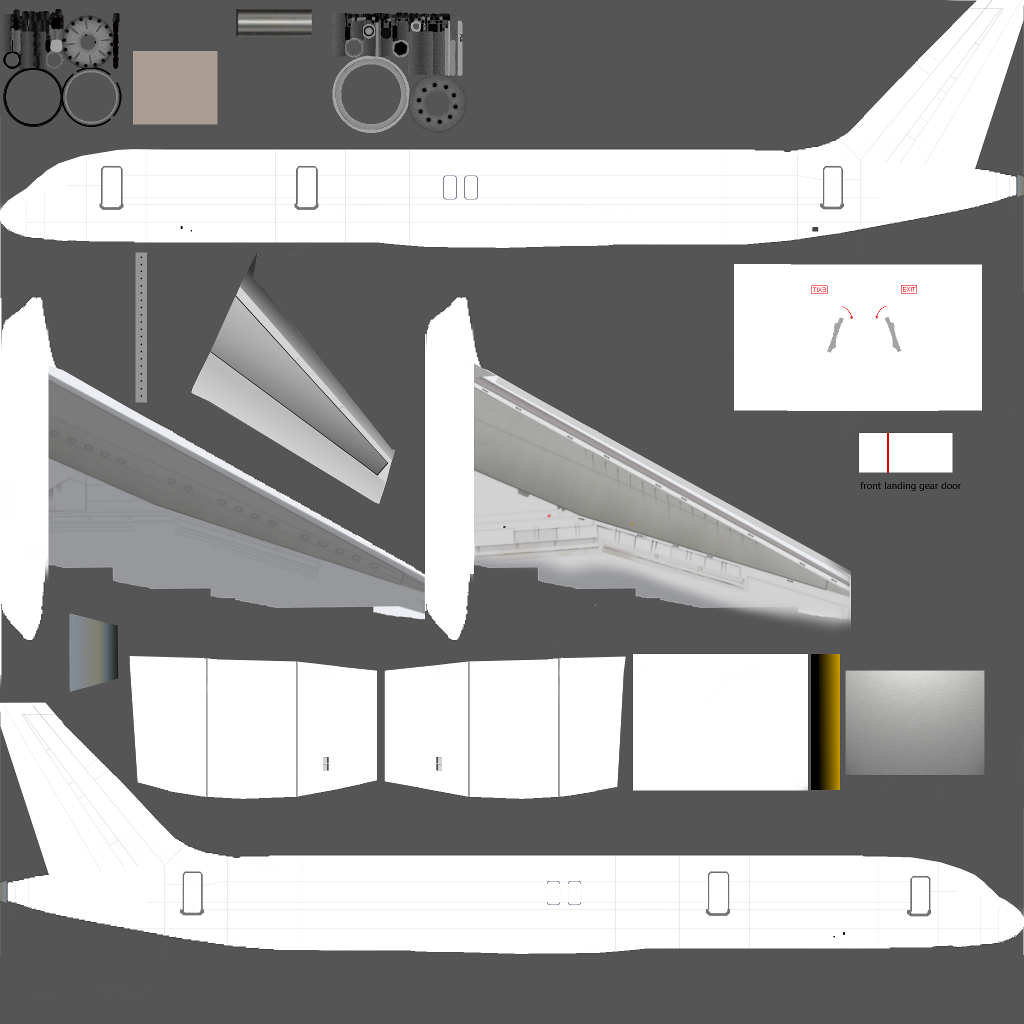
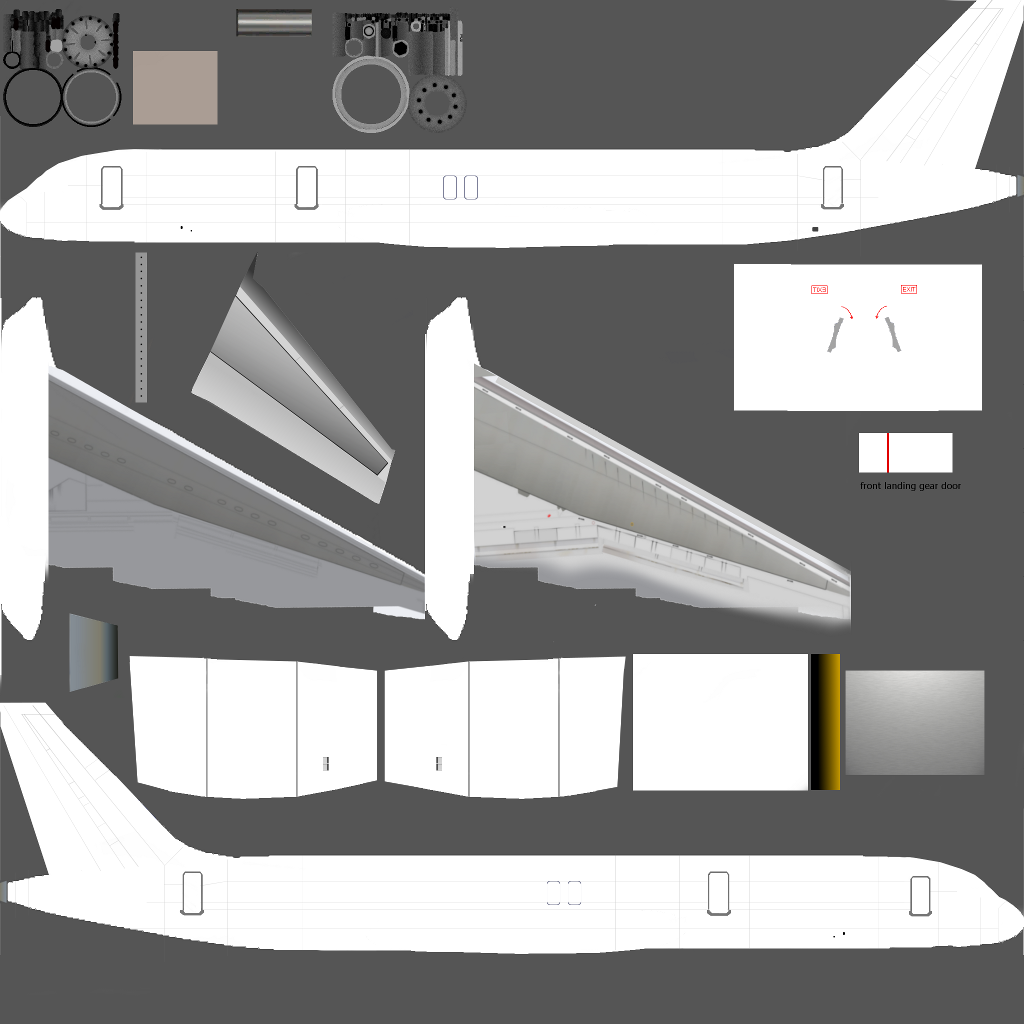
Two versions of the same layered image (1024px x 1024px). Layer-by-layer changes:
renamed "Taso" to "Doors and Lines", painted on it over box(99, 203, 932, 917)
painted on "BLN.png" over box(99, 203, 931, 917)
